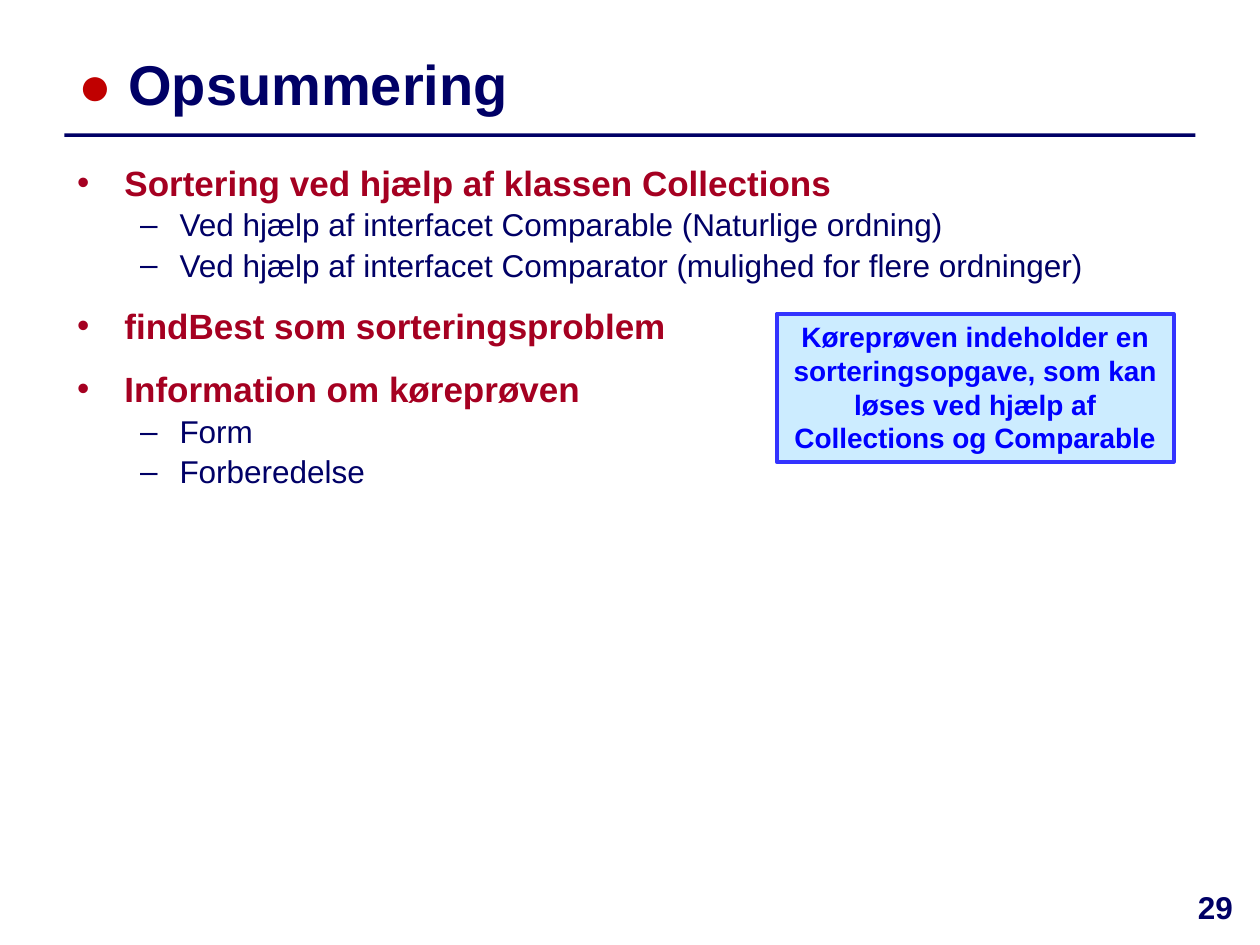
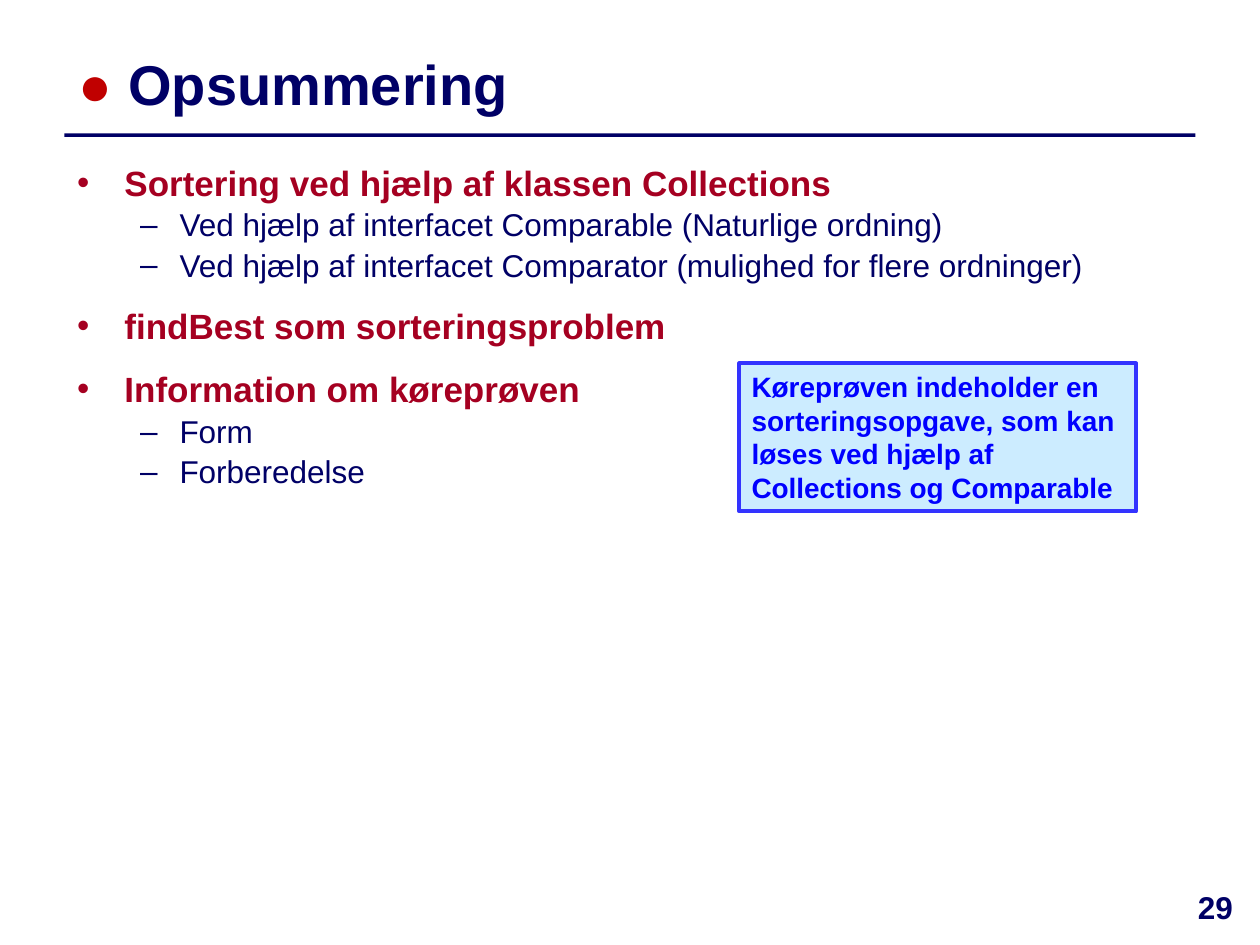
Before and after one commit to IntProgAU/Materiale, a slide deck: slide 29 of web/e22/uge_5a/Slides-Uge5-Mandag.pptx. Drawn at 1260x945 pixels with LibreOffice and Linux fonts; fonts in the diff are those of the drawing. Boxes give left, top, right and bottom in pixels: in the first picture for what was removed or moved away, otherwise in the second. Text is boxed around its words. In the diff, an @@ line names an element or a change of style, - is before the commit and + after.

```diff
--- a/web/e22/uge_5a/Slides-Uge5-Mandag.pptx
+++ b/web/e22/uge_5a/Slides-Uge5-Mandag.pptx
@@ rectangle "Køreprøven indeholder en sorteringsopgave, som ..." moved from (x1=776, y1=314, x2=1173, y2=462) to (x1=740, y1=363, x2=1137, y2=512) @@
@@ rectangle "Køreprøven indeholder en sorteringsopgave, som ..." at (x1=740, y1=363, x2=1137, y2=512): alignment centre to left @@
```
Also in this commit, not shown: 7 other slides changed, 1 other file.
